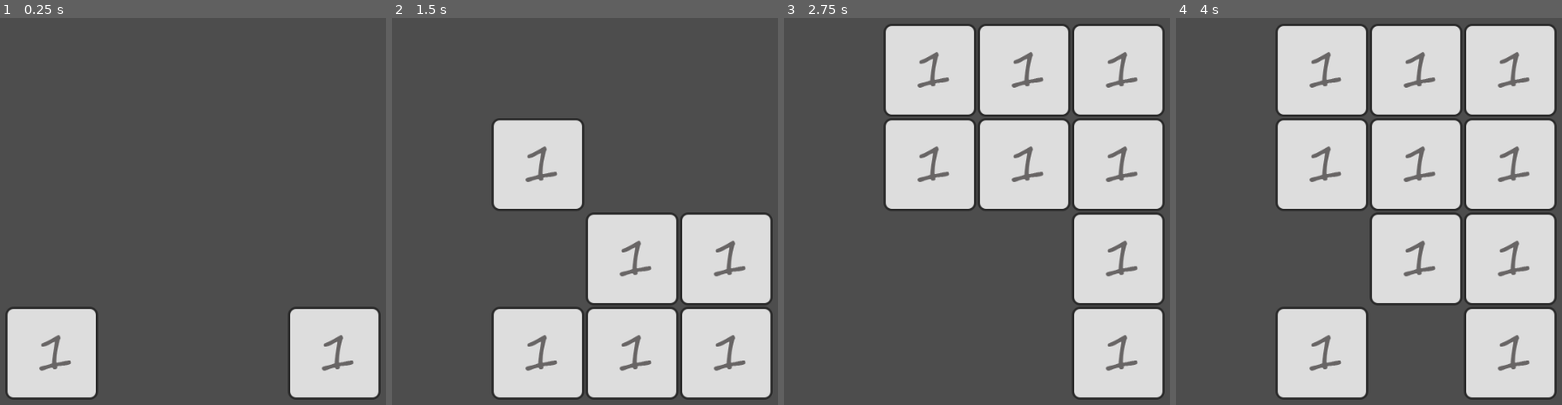
Above: before the commit, frames 1-4 (left to right).
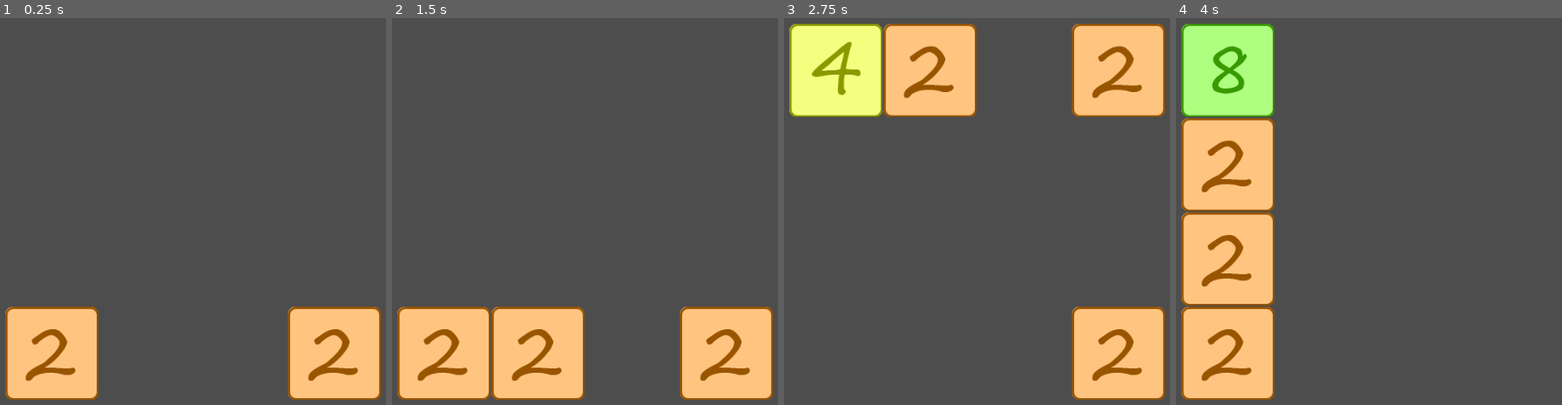
Above: after the commit, the same moments.

Repository: thagarion/2048
Game: Godot game, scene res://scenes/main/main.tscn
Same seed, same stepped clock (60 frames per second), same inputs: the game is played once before the commit and once after it. Before the commit the project starts from res://scenes/main.tscn.
Inputs (mouse positions are in pixels of both pictures, inside the frame that each line leads up to):
- Up to frame 1 (0.25 s): no input
- Up to frame 2 (1.5 s): tap Enter at 0.5 s; move the mouse to (585, 211) at 0.52 s; hold Up (move up) 0.53-1.28 s; tap Right (move rigth) at 0.6, 1.35 s; click (585, 211) at 0.67 s; tap Space at 1.25 s; move the mouse to (507, 95) at 1.27 s; hold Down (move down) from 1.28 s (still down)
- Up to frame 3 (2.75 s): tap Enter at 2 s; move the mouse to (outside the picture) at 2.02 s; release Down (move down) at 2.03 s; hold Up (move up) from 2.03 s (still down); tap Right (move rigth) at 2.1 s
- Up to frame 4 (4 s): tap Space at 2.75 s; move the mouse to (1349, 199) at 2.77 s; tap Right (move rigth) at 2.85, 3.6 s; click (1349, 199) at 2.92 s; tap Enter at 3.5 s; move the mouse to (1484, 165) at 3.52 s; release Up (move up) at 3.53 s; hold Left (move left) from 3.53 s (still down)

The runs differ from the first frame. In frame 1, 12% of the frame differs, in the area x 1-99%, y 74-99%; in frame 2, 40%; in frame 3, 51%; in frame 4, 79%, in the area x 1-99%, y 1-99%.

Commit message:
Add textures

Diff:
--- a/project.godot
+++ b/project.godot
@@ -10,8 +10,8 @@
 
 [application]
 
-config/name="Git"
-run/main_scene="res://scenes/main.tscn"
+config/name="2048"
+run/main_scene="res://scenes/main/main.tscn"
 config/features=PackedStringArray("4.2", "Mobile")
 boot_splash/show_image=false
 boot_splash/fullsize=false
--- a/scenes/game.gd
+++ /dev/null
@@ -1,141 +0,0 @@
-extends Container
-
-var tiles = []
-var Tile = preload("res://scenes/tile.tscn")
-
-const field_size = 4
-const tiles_at_start = 2
-
-var swiping = false
-const swiping_length = 30
-const swiping_threshold = 10
-var swiping_start_position: Vector2
-var swiping_current_position: Vector2
-
-func _ready():
-	for i in range(field_size):
-		tiles.append([])
-		for j in range(field_size):
-			tiles[i].append(null)
-
-	var tiles_count = 0
-	while tiles_count < tiles_at_start:
-		var i = randi() % field_size
-		var j = randi() % field_size
-		if tiles[i][j] == null:
-			create_tile(i, j)
-			tiles_count += 1
-
-func _process(_delta):
-	if Input.is_action_just_pressed("move rigth"):
-		move_right()
-	if Input.is_action_just_pressed("move left"):
-		move_left()
-	if Input.is_action_just_pressed("move up"):
-		move_up()
-	if Input.is_action_just_pressed("move down"):
-		move_down()
-
-func _on_gui_input(event):
-	if event is InputEventScreenTouch:
-		if event.is_pressed():
-			swiping_start_position = event.position
-		elif event.is_released():
-			var final_position = event.position
-			var swipe_distance = final_position - swiping_start_position
-			var swipe_direction = swipe_distance.normalized()
-			if swipe_distance.length() > swiping_length:
-				if abs(swipe_direction.x) > abs(swipe_direction.y):
-					if swipe_direction.x > 0:
-						move_right()
-					else:
-						move_left()
-				else:
-					if swipe_direction.y > 0:
-						move_down()
-					else:
-						move_up()
-
-func create_tile(i: int, j: int):
-	var tile = Tile.instantiate()
-	tiles[i][j] = tile
-	add_child(tile)
-	tile.position = Vector2(i*tile.size.x, j*tile.size.y)
-
-func create_random_tile():
-	var available = []
-	for i in range(field_size):
-		for j in range(field_size):
-			if tiles[i][j] == null:
-				available.append(Vector2(i, j))
-	if available.size() > 0:
-		var index = randi() % available.size()
-		create_tile(available[index].x, available[index].y)
-
-func move_up():
-	var moved = 0
-	for i in range(field_size):
-		for j in range(1, field_size):
-			if tiles[i][j] != null:
-				var index = 0
-				while index < field_size and tiles[i][index] != null:
-					index += 1
-				var steps = j - index
-				if steps > 0:
-					tiles[i][j].move_up(steps)
-					tiles[i][index] = tiles[i][j]
-					tiles[i][j] = null
-					moved += 1
-	if moved > 0:
-		create_random_tile()
-
-func move_down():
-	var moved = 0
-	for i in range(field_size):
-		for j in range(field_size, 0, -1):
-			if tiles[i][j-1] != null:
-				var index = field_size - 1
-				while index >= 0 and tiles[i][index] != null:
-					index -= 1
-				var steps = index - (j - 1)
-				if steps > 0:
-					tiles[i][j-1].move_down(steps)
-					tiles[i][index] = tiles[i][j-1]
-					tiles[i][j-1] = null
-					moved += 1
-	if moved > 0:
-		create_random_tile()
-
-func move_right():
-	var moved = 0
-	for i in range(field_size, 0, -1):
-		for j in range(field_size):
-			if tiles[i-1][j] != null:
-				var index = field_size - 1
-				while index >= 0 and tiles[index][j] != null:
-					index -= 1
-				var steps = index - (i - 1)
-				if steps > 0:
-					tiles[i-1][j].move_right(steps)
-					tiles[index][j] = tiles[i-1][j]
-					tiles[i-1][j] = null
-					moved += 1
-	if moved > 0:
-		create_random_tile()
-
-func move_left():
-	var moved = 0
-	for i in range(1, field_size):
-		for j in range(field_size):
-			if tiles[i][j] != null:
-				var index = 0
-				while index < field_size and tiles[index][j] != null:
-					index += 1
-				var steps = i - index
-				if steps > 0:
-					tiles[i][j].move_left(steps)
-					tiles[index][j] = tiles[i][j]
-					tiles[i][j] = null
-					moved += 1
-	if moved > 0:
-		create_random_tile()
--- /dev/null
+++ b/scenes/main/game.gd
@@ -0,0 +1,177 @@
+extends Container
+
+signal score_signal(value)
+signal game_over_sigmal
+
+var Tile = preload("res://scenes/main/tile.tscn")
+
+var tiles = []
+const field_size = 4
+const tiles_at_start = 2
+
+enum Move {Up, Down, Left, Right}
+
+var should_create_tile = false
+var wait_moving = false
+var swiping = false
+const swiping_length = 30
+var swiping_start_position: Vector2
+var swiping_current_position: Vector2
+
+func _ready():
+	for i in range(field_size):
+		tiles.append([])
+		for j in range(field_size):
+			tiles[i].append(null)
+
+	var tiles_count = 0
+	while tiles_count < tiles_at_start:
+		var i = randi() % field_size
+		var j = randi() % field_size
+		if tiles[i][j] == null:
+			create_tile(i, j)
+			tiles_count += 1
+
+func _process(_delta):
+	if !wait_moving:
+		if Input.is_action_just_pressed("move rigth"):
+			move(Move.Right)
+		if Input.is_action_just_pressed("move left"):
+			move(Move.Left)
+		if Input.is_action_just_pressed("move up"):
+			move(Move.Up)
+		if Input.is_action_just_pressed("move down"):
+			move(Move.Down)
+	else:
+		wait_moving = is_tiles_moving()
+		if !wait_moving && create_tile:
+			create_random_tile()
+			should_create_tile = false
+
+func _on_gui_input(event):
+	if !wait_moving:
+		if event is InputEventScreenTouch:
+			if event.is_pressed():
+				swiping_start_position = event.position
+			elif event.is_released():
+				var final_position = event.position
+				var swipe_distance = final_position - swiping_start_position
+				var swipe_direction = swipe_distance.normalized()
+				if swipe_distance.length() > swiping_length:
+					if abs(swipe_direction.x) > abs(swipe_direction.y):
+						if swipe_direction.x > 0:
+							move(Move.Right)
+						else:
+							move(Move.Left)
+					else:
+						if swipe_direction.y > 0:
+							move(Move.Down)
+						else:
+							move(Move.Up)
+
+func create_tile(i: int, j: int):
+	var tile = Tile.instantiate()
+	tiles[i][j] = tile
+	add_child(tile)
+	tile.position = Vector2(i*tile.size.x, j*tile.size.y)
+
+func create_random_tile():
+	var available = []
+	var score = 0
+	for i in range(field_size):
+		for j in range(field_size):
+			if tiles[i][j] == null:
+				available.append(Vector2(i, j))
+			else:
+				score += tiles[i][j].get_score()
+	if available.size() > 0:
+		var index = randi() % available.size()
+		create_tile(available[index].x, available[index].y)
+	else:
+		game_over_sigmal.emit()
+	score_signal.emit(score)
+
+func move(direction: Move):
+	wait_moving = true
+	var moved = false
+	if direction == Move.Up:
+		for x in range(field_size):
+			for y in range(1, field_size):
+				if tiles[x][y] != null:
+					move_up(x, y)
+					moved = true
+	elif direction == Move.Down:
+		for x in range(field_size):
+			for y in range(field_size - 2, -1, -1):
+				if tiles[x][y] != null:
+					move_down(x, y)
+					moved = true
+	elif direction == Move.Left:
+		for y in range(field_size):
+			for x in range(1, field_size):
+				if tiles[x][y] != null:
+					move_left(x, y)
+					moved = true
+	elif direction == Move.Right:
+		for y in range(field_size):
+			for x in range(field_size - 2, -1, -1):
+				if tiles[x][y] != null:
+					move_right(x, y)
+					moved = true
+	if moved:
+		should_create_tile = true
+
+func move_up(x : int, y : int):
+	while y > 0 and tiles[x][y - 1] == null:
+		tiles[x][y].move(x, y - 1)
+		tiles[x][y - 1] = tiles[x][y]
+		tiles[x][y] = null
+		y -= 1
+	if y > 0 and tiles[x][y - 1].get_value() == tiles[x][y].get_value():
+		tiles[x][y].move(x, y - 1)
+		tiles[x][y].queue_free()
+		tiles[x][y - 1].level_up()
+		tiles[x][y] = null
+
+func move_down(x : int, y : int):
+	while y < field_size - 1 and tiles[x][y + 1] == null:
+		tiles[x][y].move(x, y + 1)
+		tiles[x][y + 1] = tiles[x][y]
+		tiles[x][y] = null
+		y += 1
+	if y > 0 and y < field_size - 1 and tiles[x][y + 1].get_value() == tiles[x][y].get_value():
+		tiles[x][y].move(x, y + 1)
+		tiles[x][y].queue_free()
+		tiles[x][y + 1].level_up()
+		tiles[x][y] = null
+
+func move_right(x : int, y : int):
+	while x < field_size - 1 and tiles[x + 1][y] == null:
+		tiles[x][y].move(x + 1, y)
+		tiles[x + 1][y] = tiles[x][y]
+		tiles[x][y] = null
+		x += 1
+	if x > 0 and x < field_size - 1 and tiles[x + 1][y].get_value() == tiles[x][y].get_value():
+		tiles[x][y].move(x + 1, y)
+		tiles[x][y].queue_free()
+		tiles[x + 1][y].level_up()
+		tiles[x][y] = null
+
+func move_left(x : int, y : int):
+	while x > 0 and tiles[x - 1][y] == null:
+		tiles[x][y].move(x - 1, y)
+		tiles[x - 1][y] = tiles[x][y]
+		tiles[x][y] = null
+		x -= 1
+	if x > 0 and tiles[x - 1][y].get_value() == tiles[x][y].get_value():
+		tiles[x][y].move(x - 1, y)
+		tiles[x][y].queue_free()
+		tiles[x - 1][y].level_up()
+		tiles[x][y] = null
+
+func is_tiles_moving() -> bool:
+	for lines in tiles:
+		for item in lines:
+			if item != null && item.moving():
+				return true
+	return false
--- a/scenes/game.tscn
+++ b/scenes/main/game.tscn
@@ -1,6 +1,6 @@
 [gd_scene load_steps=2 format=3 uid="uid://b25stsw7tbqv1"]
 
-[ext_resource type="Script" path="res://scenes/game.gd" id="1_xvv4q"]
+[ext_resource type="Script" path="res://scenes/main/game.gd" id="1_xvv4q"]
 
 [node name="Game" type="Container"]
 script = ExtResource("1_xvv4q")
--- /dev/null
+++ b/scenes/main/main.gd
@@ -0,0 +1,15 @@
+extends Node2D
+
+
+# Called when the node enters the scene tree for the first time.
+func _ready():
+	pass # Replace with function body.
+
+
+# Called every frame. 'delta' is the elapsed time since the previous frame.
+func _process(_delta):
+	pass
+
+
+func _on_game_score_signal(value):
+	print("score ", value)
--- a/scenes/main.tscn
+++ b/scenes/main/main.tscn
@@ -1,21 +1,23 @@
-[gd_scene load_steps=2 format=3 uid="uid://d3ih2qk3pi8ou"]
+[gd_scene load_steps=3 format=3 uid="uid://d3ih2qk3pi8ou"]
 
-[ext_resource type="PackedScene" uid="uid://b25stsw7tbqv1" path="res://scenes/game.tscn" id="1_kbx01"]
+[ext_resource type="Script" path="res://scenes/main/main.gd" id="1_iube1"]
+[ext_resource type="PackedScene" uid="uid://b25stsw7tbqv1" path="res://scenes/main/game.tscn" id="1_kbx01"]
 
 [node name="Main" type="Node2D"]
+script = ExtResource("1_iube1")
 
 [node name="CanvasLayer" type="CanvasLayer" parent="."]
 
 [node name="MarginContainer" type="VBoxContainer" parent="CanvasLayer"]
-anchors_preset = 12
-anchor_top = 1.0
+anchors_preset = 15
 anchor_right = 1.0
 anchor_bottom = 1.0
 grow_horizontal = 2
-grow_vertical = 0
+grow_vertical = 2
 
 [node name="MarginContainer" type="MarginContainer" parent="CanvasLayer/MarginContainer"]
 layout_mode = 2
+size_flags_vertical = 10
 theme_override_constants/margin_left = 10
 theme_override_constants/margin_top = 10
 theme_override_constants/margin_right = 10
@@ -24,3 +26,5 @@
 [node name="Game" parent="CanvasLayer/MarginContainer/MarginContainer" instance=ExtResource("1_kbx01")]
 custom_minimum_size = Vector2(520, 520)
 layout_mode = 2
+
+[connection signal="score_signal" from="CanvasLayer/MarginContainer/MarginContainer/Game" to="." method="_on_game_score_signal"]
--- /dev/null
+++ b/scenes/main/tile.gd
@@ -0,0 +1,65 @@
+extends Container
+
+var value = 0
+var colors = []
+var icons = []
+
+const speed = 30
+var is_moving = false
+var move_to : Vector2
+
+func _init():
+	for i in range(0, 11):
+		colors.append(1.0/11.0*(i+1))
+		icons.append(load("res://textures/default/" + str(i) + ".png"))
+	scale = Vector2(0, 0)
+
+func _ready():
+	$AnimationPlayer.play("add_tile")
+	$Icon.texture = icons[value]
+	$Icon.modulate = Color.from_hsv(colors[value], 1, 0.6, 1)
+	$Background.modulate = Color.from_hsv(colors[value], 0.5, 1, 1)
+	$Border.modulate = Color.from_hsv(colors[value], 1, 0.6, 1)
+
+func _process(delta):
+	if is_moving:
+		position = lerp(position, move_to, delta * speed)
+		if abs(position.x - move_to.x) <= 0.1 and abs(position.y - move_to.y) <= 0.1:
+			position = move_to
+			is_moving = false
+
+func set_icon(image: Texture):
+	$Icon.texture = image
+
+func move(x: int, y: int):
+	move_to = Vector2(x * size.x, y * size.y)
+	is_moving = true
+
+func move_down(steps: int):
+	move_to = Vector2(position.x, position.y + size.y * steps)
+	is_moving = true
+
+func move_left(steps: int):
+	move_to = Vector2(position.x - size.x * steps, position.y)
+	is_moving = true
+
+func move_right(steps: int):
+	move_to = Vector2(position.x + size.x * steps, position.y)
+	is_moving = true
+
+func level_up():
+	value += 1
+	$AnimationPlayer.play("add_tile")
+	$Icon.texture = icons[value]
+	$Icon.modulate = Color.from_hsv(colors[value], 1, 0.6, 1)
+	$Background.modulate = Color.from_hsv(colors[value], 0.5, 1, 1)
+	$Border.modulate = Color.from_hsv(colors[value], 1, 0.6, 1)
+
+func get_value() -> int:
+	return value
+
+func moving() -> bool:
+	return is_moving
+
+func get_score() -> int:
+	return 2 ** (value + 1) * (value + 1)
--- /dev/null
+++ b/scenes/main/tile.tscn
@@ -0,0 +1,74 @@
+[gd_scene load_steps=8 format=3 uid="uid://dt57ogqeb0q7a"]
+
+[ext_resource type="Script" path="res://scenes/main/tile.gd" id="1_3ufkq"]
+[ext_resource type="Texture2D" uid="uid://bnfd1qus1q8y8" path="res://textures/background.png" id="2_ypmcq"]
+[ext_resource type="Texture2D" uid="uid://gx8c6ro3b8ry" path="res://textures/default/border.png" id="3_44jf1"]
+[ext_resource type="Texture2D" uid="uid://ttljsnnqry7j" path="res://textures/default/0.png" id="4_2gswy"]
+
+[sub_resource type="Animation" id="Animation_8v8p8"]
+resource_name = "add_tile"
+length = 0.1
+tracks/0/type = "value"
+tracks/0/imported = false
+tracks/0/enabled = true
+tracks/0/path = NodePath(".:scale")
+tracks/0/interp = 1
+tracks/0/loop_wrap = true
+tracks/0/keys = {
+"times": PackedFloat32Array(0, 0.1),
+"transitions": PackedFloat32Array(2.21914, 3.73213),
+"update": 0,
+"values": [Vector2(0, 0), Vector2(1, 1)]
+}
+
+[sub_resource type="Animation" id="Animation_nuk4n"]
+length = 0.3
+tracks/0/type = "value"
+tracks/0/imported = false
+tracks/0/enabled = true
+tracks/0/path = NodePath(".:scale")
+tracks/0/interp = 1
+tracks/0/loop_wrap = true
+tracks/0/keys = {
+"times": PackedFloat32Array(0, 0.1, 0.2, 0.3),
+"transitions": PackedFloat32Array(1, 1, 1, 1),
+"update": 0,
+"values": [Vector2(0.5, 0.5), Vector2(0.8, 0.8), Vector2(1.3, 1.3), Vector2(1, 1)]
+}
+
+[sub_resource type="AnimationLibrary" id="AnimationLibrary_6xegn"]
+_data = {
+"RESET": SubResource("Animation_nuk4n"),
+"add_tile": SubResource("Animation_8v8p8")
+}
+
+[node name="Tile" type="MarginContainer"]
+custom_minimum_size = Vector2(128, 128)
+offset_right = 130.0
+offset_bottom = 130.0
+scale = Vector2(0.5, 0.5)
+pivot_offset = Vector2(64, 64)
+size_flags_horizontal = 0
+size_flags_vertical = 0
+theme_override_constants/margin_left = 1
+theme_override_constants/margin_top = 1
+theme_override_constants/margin_right = 1
+theme_override_constants/margin_bottom = 1
+script = ExtResource("1_3ufkq")
+
+[node name="Background" type="TextureRect" parent="."]
+layout_mode = 2
+texture = ExtResource("2_ypmcq")
+
+[node name="Border" type="TextureRect" parent="."]
+layout_mode = 2
+texture = ExtResource("3_44jf1")
+
+[node name="Icon" type="TextureRect" parent="."]
+layout_mode = 2
+texture = ExtResource("4_2gswy")
+
+[node name="AnimationPlayer" type="AnimationPlayer" parent="."]
+libraries = {
+"": SubResource("AnimationLibrary_6xegn")
+}
--- a/scenes/tile.gd
+++ /dev/null
@@ -1,39 +0,0 @@
-extends Container
-
-var value = 0
-
-const speed = 50
-var is_moving = false
-var move_to : Vector2
-
-func _ready():
-	pass
-
-func _process(delta):
-	if is_moving:
-		position = lerp(position, move_to, delta * speed)
-		if abs(position.x - move_to.x) <= 0.1 and abs(position.y - move_to.y) <= 0.1:
-			position = move_to
-			is_moving = false
-
-func set_icon(image: Texture):
-	$Icon.texture = image
-
-func move_up(steps: int):
-	move_to = Vector2(position.x, position.y - size.y * steps)
-	is_moving = true
-
-func move_down(steps: int):
-	move_to = Vector2(position.x, position.y + size.y * steps)
-	is_moving = true
-
-func move_left(steps: int):
-	move_to = Vector2(position.x - size.x * steps, position.y)
-	is_moving = true
-
-func move_right(steps: int):
-	move_to = Vector2(position.x + size.x * steps, position.y)
-	is_moving = true
-
-func level_up():
-	value += 1
--- a/scenes/tile.tscn
+++ /dev/null
@@ -1,25 +0,0 @@
-[gd_scene load_steps=4 format=3 uid="uid://dt57ogqeb0q7a"]
-
-[ext_resource type="Script" path="res://scenes/tile.gd" id="1_28sjf"]
-[ext_resource type="Texture2D" uid="uid://bteegu14px0na" path="res://textures/background1.png" id="2_qj12a"]
-[ext_resource type="Texture2D" uid="uid://c7mhw4rgi5oyf" path="res://textures/icon1.png" id="3_7qcsm"]
-
-[node name="Tile" type="MarginContainer"]
-custom_minimum_size = Vector2(128, 128)
-offset_right = 130.0
-offset_bottom = 130.0
-size_flags_horizontal = 0
-size_flags_vertical = 0
-theme_override_constants/margin_left = 1
-theme_override_constants/margin_top = 1
-theme_override_constants/margin_right = 1
-theme_override_constants/margin_bottom = 1
-script = ExtResource("1_28sjf")
-
-[node name="Background" type="TextureRect" parent="."]
-layout_mode = 2
-texture = ExtResource("2_qj12a")
-
-[node name="Icon" type="TextureRect" parent="."]
-layout_mode = 2
-texture = ExtResource("3_7qcsm")
Binary file added: textures/background.png
Not shown, added: textures/background.png.import
Binary file removed: textures/background1.png
Binary file added: textures/default/0.png
Not shown, changed: textures/default/0.png.import
Binary file added: textures/default/1.png
Not shown, added: textures/default/1.png.import
Binary file added: textures/default/10.png
Not shown, added: textures/default/10.png.import
Binary file added: textures/default/2.png
Not shown, added: textures/default/2.png.import
Binary file added: textures/default/3.png
(and 18 more such lines)
